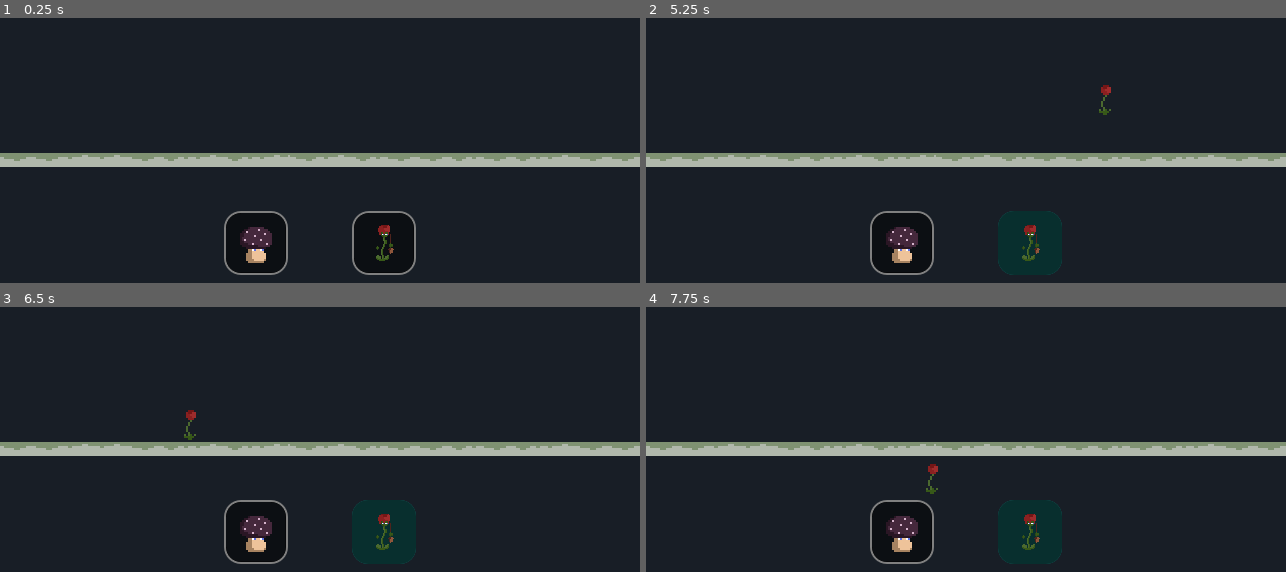
Above: before the commit, frames 1-4 (two rows, left to right).
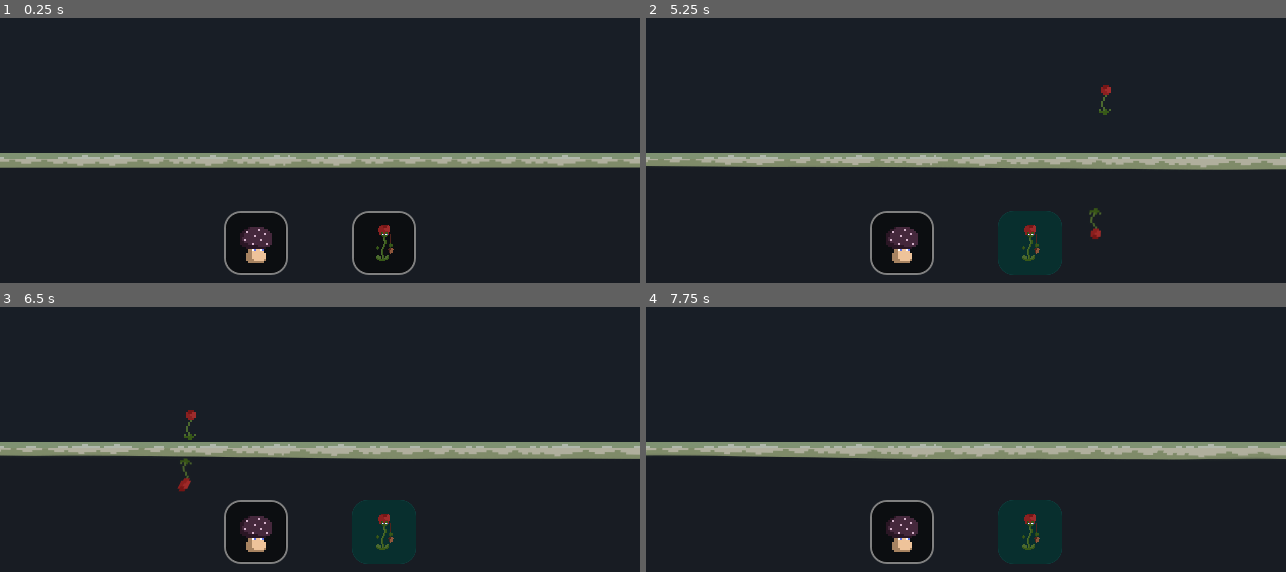
Above: after the commit, the same moments.

Repository: Ieida/godot-wild-jam-79
Game: Godot game, scene res://game/game.tscn
Two runs of this game, one before a commit and one after it. Both use one fixed random seed, a clock stepped at 60 frames per second and the inputs below. The engine's default icon, where the game draws it, is replaced by a stand-in: a white triangle on a blue panel in a dark square.
Inputs (mouse positions are in pixels of both pictures, inside the frame that each line leads up to):
- Up to frame 1 (0.25 s): no input
- Up to frame 2 (5.25 s): click (902, 243) at 0.5 s; click (1030, 243) at 1.25 s; click (902, 243) at 2 s; click (1030, 243) at 2.75 s; click (902, 243) at 3.5 s; click (1030, 243) at 4.25 s; move the mouse to (1106, 84) at 5.02 s
- Up to frame 3 (6.5 s): move the mouse to (192, 410) at 5.77 s
- Up to frame 4 (7.75 s): move the mouse to (1030, 312) at 6.52 s; move the mouse to (934, 463) at 7.27 s

The runs differ from the first frame. In frame 1, 2.4% of the frame differs, in the area x 0-100%, y 53-57%; in frame 2, 2.3%; in frame 3, 2.4%, in the area x 0-100%, y 53-70%; in frame 4, 2.4%.

Commit message:
Added water

Diff:
--- a/levels/prototype_level/prototype_level.tscn
+++ b/levels/prototype_level/prototype_level.tscn
@@ -1,8 +1,10 @@
-[gd_scene load_steps=8 format=4 uid="uid://dumgt3u0r5i1i"]
+[gd_scene load_steps=14 format=4 uid="uid://dumgt3u0r5i1i"]
 
 [ext_resource type="TileSet" uid="uid://bbyxnpyuol27n" path="res://levels/prototype_level/tile_set.tres" id="1_8nyvn"]
 [ext_resource type="PackedScene" uid="uid://bd5qcs08srar7" path="res://elements/player/player.tscn" id="2_8nyvn"]
 [ext_resource type="PackedScene" uid="uid://771m6rylajx7" path="res://enemies/fire_enemy/fire_enemy.tscn" id="3_i8b28"]
+[ext_resource type="Shader" uid="uid://c4qca7egyntq1" path="res://shaders/water.gdshader" id="4_jqx64"]
+[ext_resource type="Texture2D" uid="uid://87l5rc6m4wxw" path="res://icon.svg" id="5_3grcs"]
 
 [sub_resource type="GDScript" id="GDScript_tucxw"]
 resource_name = "prototype_level"
@@ -18,6 +20,41 @@
 background_mode = 2
 sky = SubResource("Sky_moabb")
 tonemap_mode = 3
+
+[sub_resource type="FastNoiseLite" id="FastNoiseLite_3grcs"]
+noise_type = 0
+
+[sub_resource type="NoiseTexture2D" id="NoiseTexture2D_4haeq"]
+seamless = true
+noise = SubResource("FastNoiseLite_3grcs")
+
+[sub_resource type="ShaderMaterial" id="ShaderMaterial_4haeq"]
+shader = ExtResource("4_jqx64")
+shader_parameter/color = Color(1, 0.952, 0.92, 1)
+shader_parameter/noise = SubResource("NoiseTexture2D_4haeq")
+shader_parameter/speed = Vector2(0.03, 0.07)
+shader_parameter/wave_strength = 1.0
+shader_parameter/y_scale = 2.0
+shader_parameter/y_zoom = 1.61051
+
+[sub_resource type="GDScript" id="GDScript_3grcs"]
+resource_name = "water"
+script/source = "@tool
+extends Sprite2D
+
+
+var mat: ShaderMaterial
+
+
+func _process(_delta: float) -> void:
+	var idx = get_index(true)
+	var prnt = get_parent()
+	if idx < prnt.get_child_count() - 1:
+		prnt.move_child(self, prnt.get_child_count() - 1)
+	if not mat: mat = material as ShaderMaterial
+	if mat:
+		mat.set_shader_parameter(&\"y_zoom\", get_viewport_transform().get_scale().y)
+"
 
 [node name="PrototypeLevel" type="Node2D"]
 script = SubResource("GDScript_tucxw")
@@ -41,10 +78,6 @@
 tile_map_data = PackedByteArray("AAD//wAAAAAAAAAAAAD+/wAAAAABAAEAAAD9/wAAAAAAAAEAAAD8/wAAAAABAAEAAAAAAAAAAAABAAEAAAABAA …(560 unchanged characters)…
 tile_set = ExtResource("1_8nyvn")
 
-[node name="Camera2D" type="Camera2D" parent="."]
-position = Vector2(0, -16)
-zoom = Vector2(2, 2)
-
 [node name="Player" parent="." instance=ExtResource("2_8nyvn")]
 
 [node name="FireEnemy" parent="." instance=ExtResource("3_i8b28")]
@@ -52,3 +85,15 @@
 
 [node name="FireEnemy2" parent="." instance=ExtResource("3_i8b28")]
 position = Vector2(-247, -4)
+
+[node name="Camera2D" type="Camera2D" parent="."]
+position = Vector2(0, -16)
+zoom = Vector2(2, 2)
+
+[node name="Water" type="Sprite2D" parent="."]
+texture_filter = 1
+material = SubResource("ShaderMaterial_4haeq")
+position = Vector2(1, 76)
+scale = Vector2(5, 1)
+texture = ExtResource("5_3grcs")
+script = SubResource("GDScript_3grcs")
--- /dev/null
+++ b/shaders/water.gdshader
@@ -0,0 +1,20 @@
+shader_type canvas_item;
+
+uniform sampler2D screen_texture: hint_screen_texture;
+uniform vec4 color: source_color = vec4(1.);
+uniform sampler2D noise: repeat_enable;
+uniform vec2 speed = vec2(0.03, 0.07);
+uniform float wave_strength = 2.;
+uniform float y_scale;
+uniform float y_zoom;
+
+void fragment() {
+	vec2 uv = UV * speed * TIME;
+
+	vec2 _noise = texture(noise, uv).rg;
+
+	float uv_height = SCREEN_PIXEL_SIZE.y / TEXTURE_PIXEL_SIZE.y;
+	vec2 reflected_uv = vec2(SCREEN_UV.x, SCREEN_UV.y - (uv_height * UV.y * y_scale * y_zoom));
+	vec4 waves = texture(screen_texture, reflected_uv + _noise * y_zoom * (wave_strength / 100.0));
+	COLOR = waves * color;
+}
Not shown, added: shaders/water.gdshader.uid
